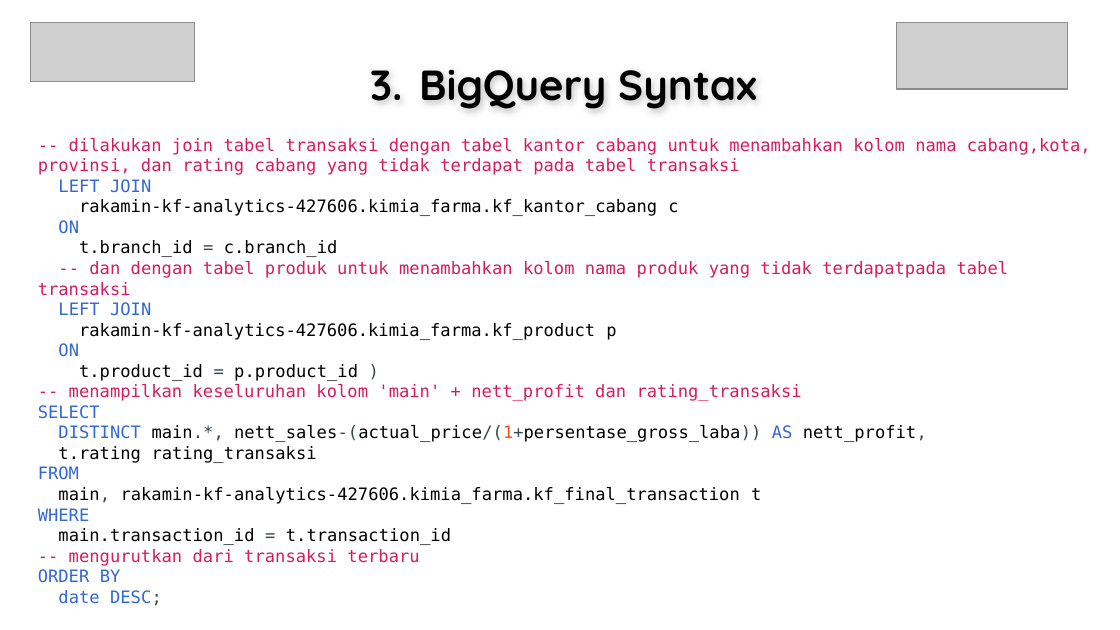
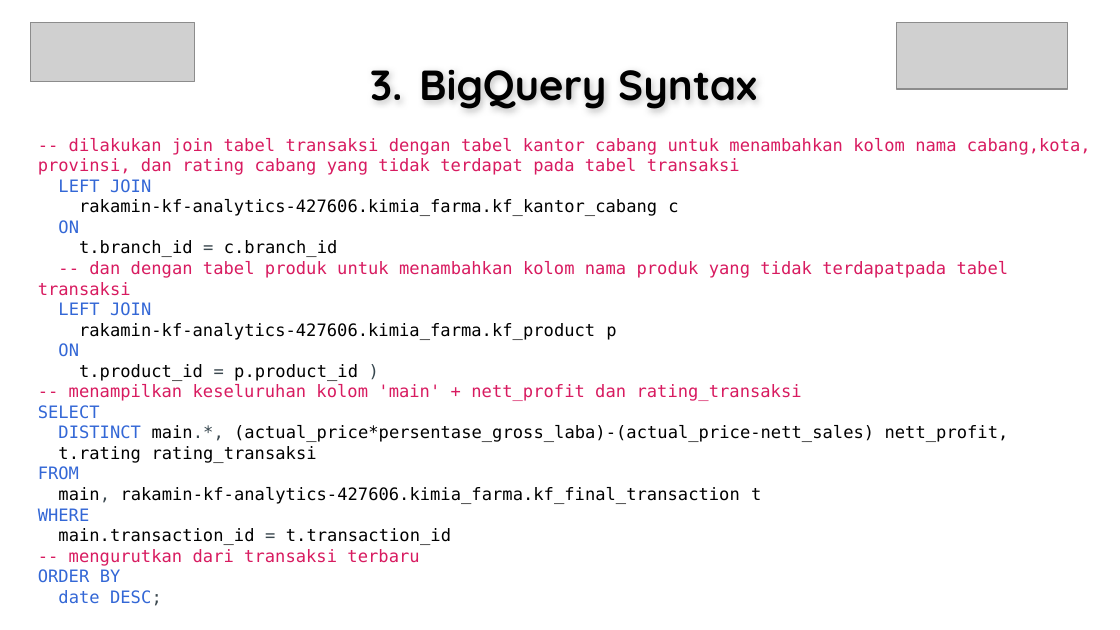
Before and after one commit to Christinee25/Kimia-Farma, a slide deck: slide 13 of Final Task_Kimia Farma_Big Data Analytics__Christine Elizabeth Danitha Hutapea_.pptx. Drawn at 1120x630 pixels with LibreOffice and Linux fonts; fonts in the diff are those of the drawing; grey boxes stand for pictures; background and template pictures are left out. Boxes give left, top, right and bottom in pixels: in the first picture for what was removed or moved away, otherwise in the second. Text is boxed around its words. In the diff, an @@ line names an element or a change of style, - is before the commit and + after.

```diff
--- a/Final Task_Kimia Farma_Big Data Analytics__Christine Elizabeth Danitha Hutapea_.pptx
+++ b/Final Task_Kimia Farma_Big Data Analytics__Christine Elizabeth Danitha Hutapea_.pptx
@@ text at <box>58,425,1009,442</box>: text changed @@
-DISTINCT main.*, nett_sales-(actual_price/(1+persentase_gross_laba)) AS nett_profit,
+DISTINCT main.*, (actual_price*persentase_gross_laba)-(actual_price-nett_sales) nett_profit,
```
